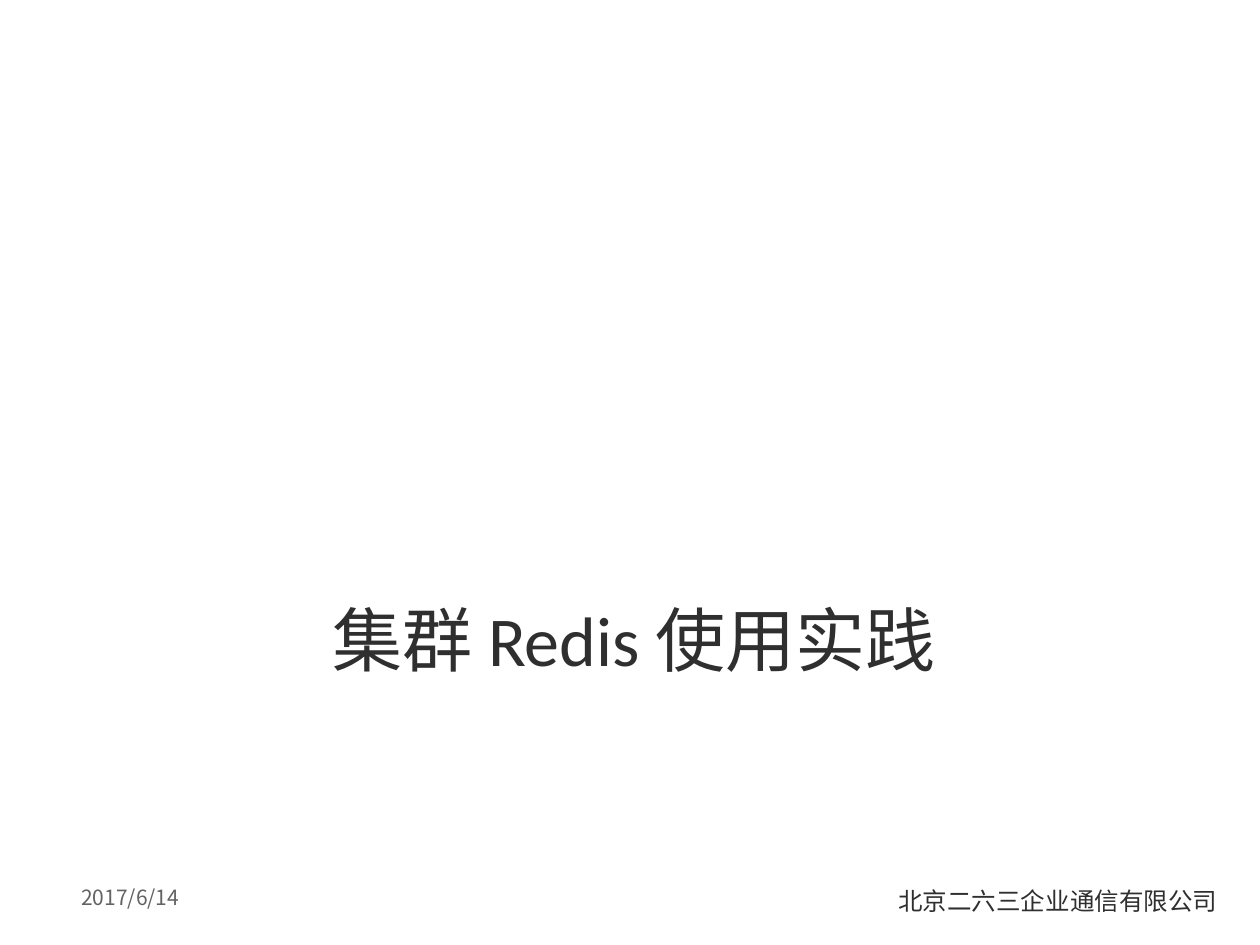
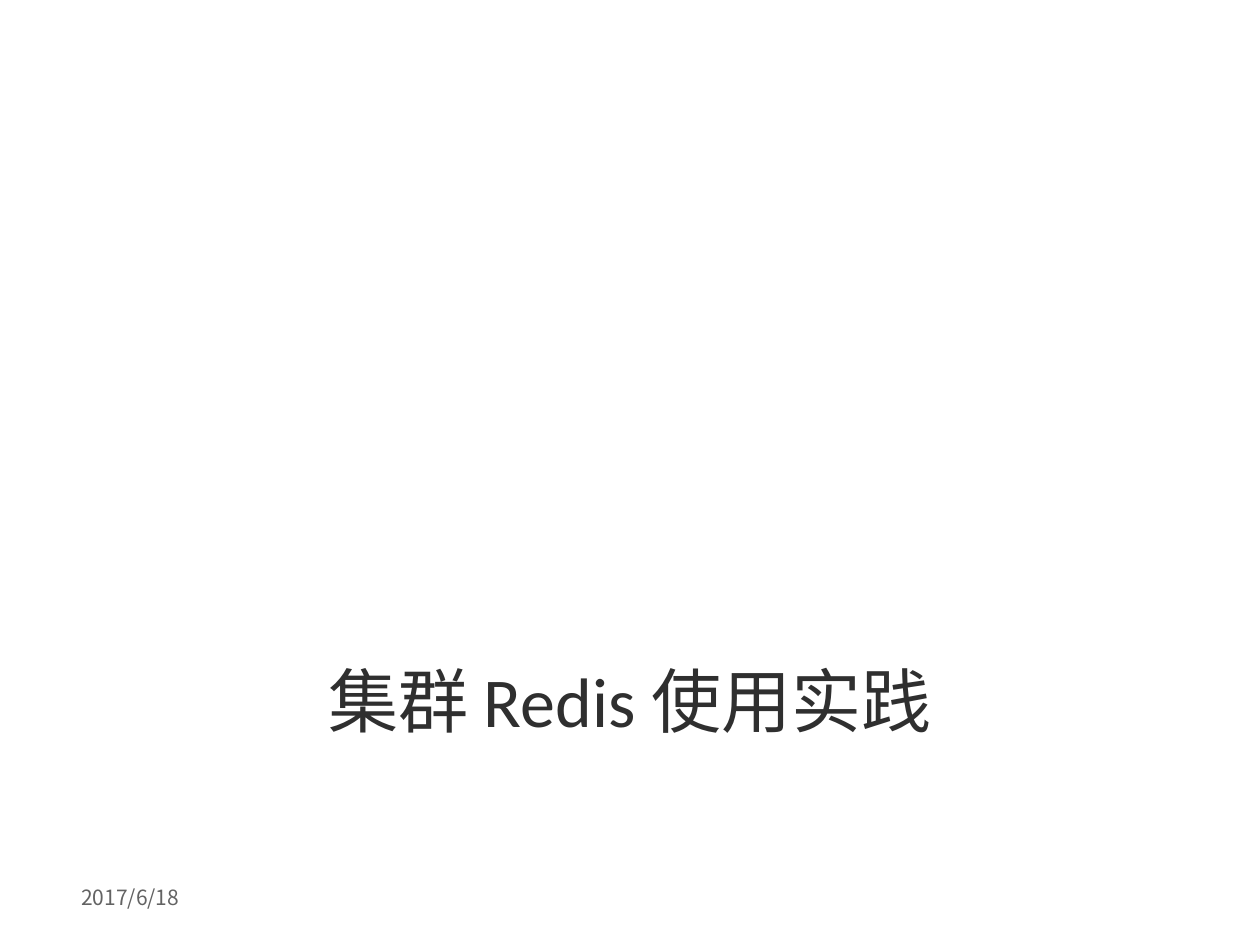
Before and after one commit to acl-dev/acl, a slide deck: slide 1 of doc/redis_cluster.pptx. Drawn at 1260x945 pixels with LibreOffice and Linux fonts; fonts in the diff are those of the drawing; background and template pictures are left out. Boxes give left, top, right and bottom in pixels: in the first picture for what was removed or moved away, otherwise in the second. Text is boxed around its words. In the diff, an @@ line names an element or a change of style, - is before the commit and + after.

Commit message:
modify redis_cluster doc

```diff
--- a/doc/redis_cluster.pptx
+++ b/doc/redis_cluster.pptx
@@ title "集群 Redis 使用实践": place and size @@
-title "集群 Redis 使用实践" at box(333, 607, 936, 672)
+title "集群 Redis 使用实践" at box(328, 668, 931, 733)
@@ text at box(81, 888, 179, 909): text changed @@
-2017/6/14
+2017/6/18
@@ text removed at box(898, 889, 1217, 912) @@
-北京二六三企业通信有限公司
```
Also in this commit, not shown: 16 other slides changed, 7 slides added, 1 slide removed.
